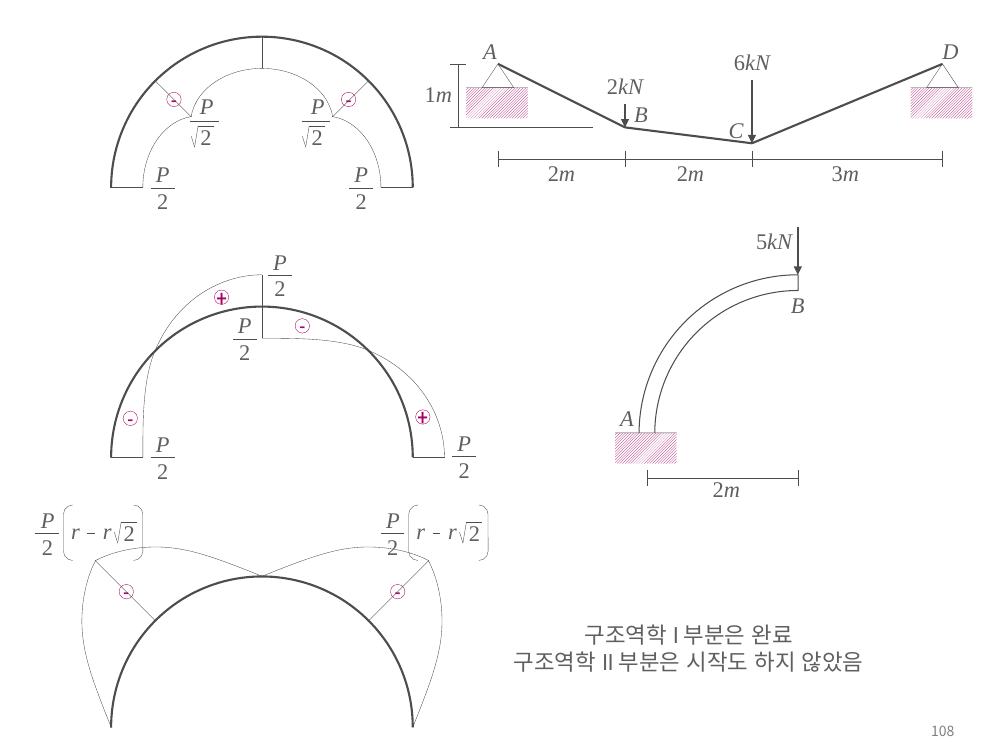
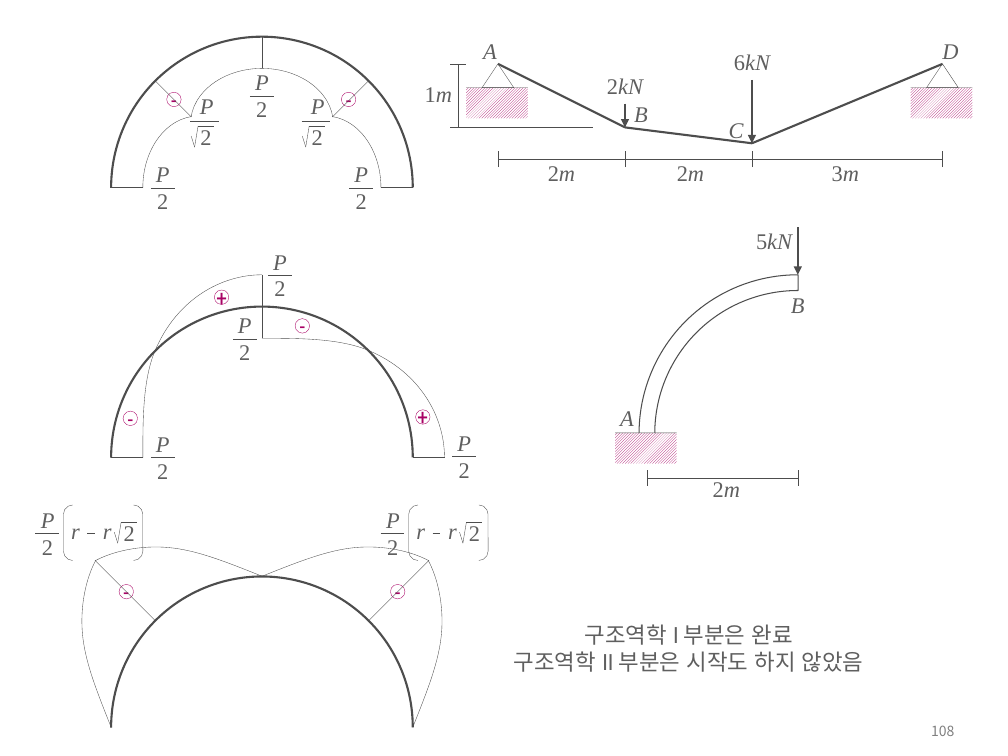
Before and after one commit to ironbell87/structural_mechanics_II, a slide deck: slide 108 of figures.pptx. Drawn at 1008x756 pixels with LibreOffice and Linux fonts; fonts in the diff are those of the drawing. Boxes give left, top, right and bottom in pixels: in the first picture for what was removed or moved away, otherwise in the second. Text is boxed around its words. In the diff, an @@ line names an element or a change of style, - is before the commit and + after.

```diff
--- a/figures.pptx
+++ b/figures.pptx
@@ text added at (255, 75, 269, 117), 16 pt, text #5F5F5F, italic @@
+P
+2
@@ line added from (250, 96) to (274, 96), #4D4D4D 0.25 pt @@
```
Also in this commit, not shown: 1 other file.
